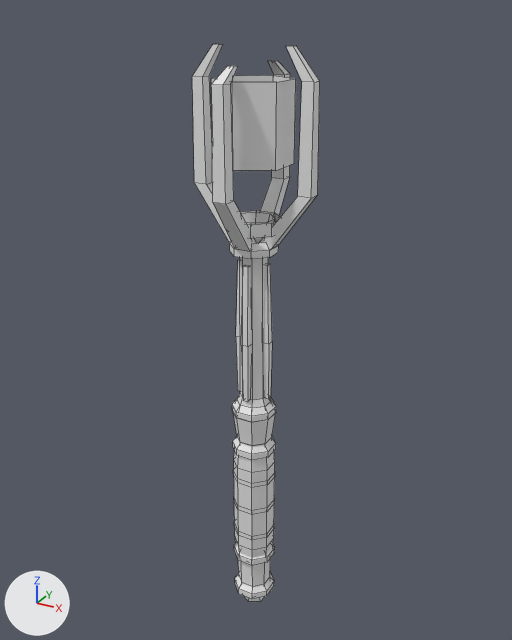
One commit to the OBJ model src/main/resources/assets/primalspells/models/item/wand.obj: the scene before it, then after it.
Both versions are drawn from a 50 mm lens placed at (1.438, -2.193, 1.723), pointed at (0.479, -0.449, 0.85). The lights are fixed; the arrows at lower left show +X, +Y and +Z. The picture after the commit comes second. Mesh edges are drawn as thin lines. Materials are left out; every surface is plain grey. Where no turn or scale is listed for an object, it has been applied to the vertices. Vertices at exactly the same position are counted once.

In view in the first picture: 'wand'.
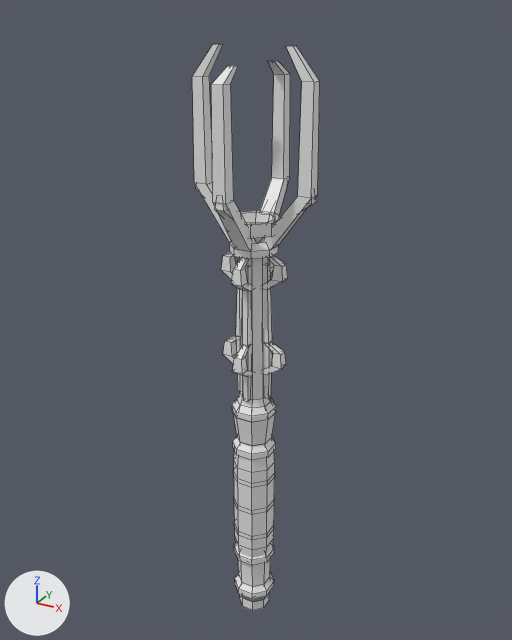
Where the change shows, as pixel boxes [x1, y1, x2, y2] in the pictures (512 x 640 px):
'wand', reshaped
    before: [192, 44, 320, 602]
    after: [192, 44, 320, 610]
part 1 of me_wand, added
    after: [240, 594, 269, 610]
part 2 of me_wand, deleted
    before: [211, 75, 296, 171]
part 3 of me_wand, deleted (mostly hidden)
    before: [244, 596, 264, 602]
part 4 of me_wand, built on
    after: [196, 187, 316, 377]

The change, as a diff of the scene's bpy script:
```diff
--- a/src/main/resources/assets/primalspells/models/item/wand.obj.py
+++ b/src/main/resources/assets/primalspells/models/item/wand.obj.py
@@ me_wand @@
 # used by ob_wand; location = (0.0, 0.0, 0.0)
-me_wand.from_pydata(...)  # 424 vertices, 268 faces; spans x 0.32..0.68, y -0.68..-0.32, z -0.22..1.67
+me_wand.from_pydata(...)  # 591 vertices, 392 faces; spans x 0.32..0.68, y -0.68..-0.32, z -0.22..1.64
+# me_wand part 1: the loose piece of 16 vertices spanning x 0.44..0.56, y -0.56..-0.44, z 0.11..0.12 is copied, and the copy is scaled about its middle by (0.773, 0.773, 2.4), then moved by (0.0, 0.0, -0.31); it spans x 0.45..0.55, y -0.55..-0.45, z -0.22..-0.18
+# me_wand part 2: the loose piece of 12 vertices spanning x 0.41..0.59, y -0.61..-0.39, z 1.34..1.56 is deleted
+# me_wand part 3: the loose piece of 12 vertices spanning x 0.46..0.54, y -0.54..-0.46, z -0.19..-0.16 is deleted
+# me_wand part 4
+# 1 vertex is removed from x 0.5, y -0.5, z 1.25
+# 164 vertices are added at x 0.32..0.68, y -0.68..-0.32, z 0.71..1.29
+# 6 new vertices lie (0.0, -0.05, -0.03) away from vertices in x 0.48..0.52, y -0.43..-0.4, z 0.74..1.02
+# 6 new vertices lie (-0.04, 0.0, 0.0) away from vertices in x 0.52, y -0.6..-0.4, z 0.99..1.02
+# 128 new faces join them
+# other edits to the shape of me_wand do not show in these pictures
```
